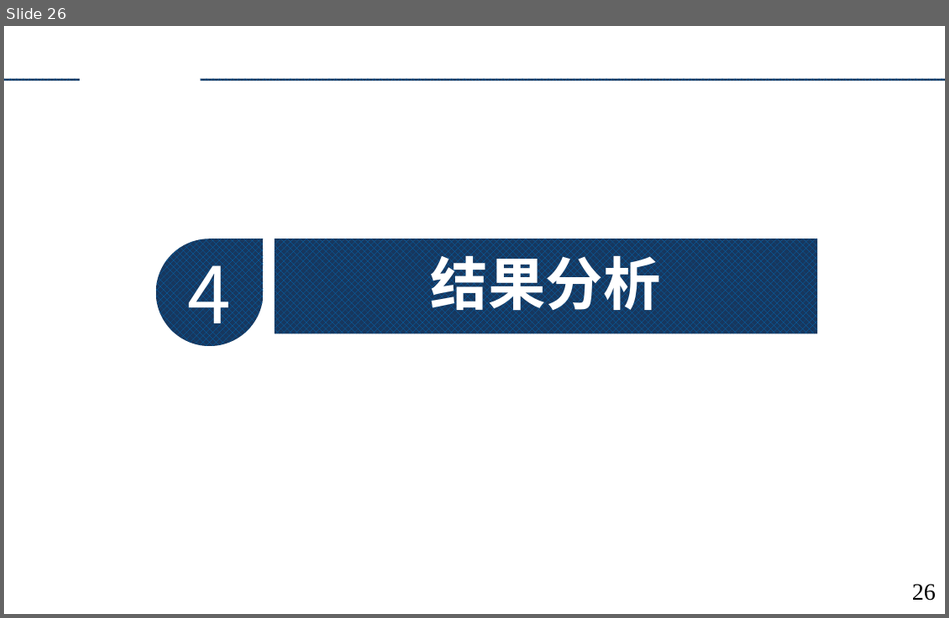
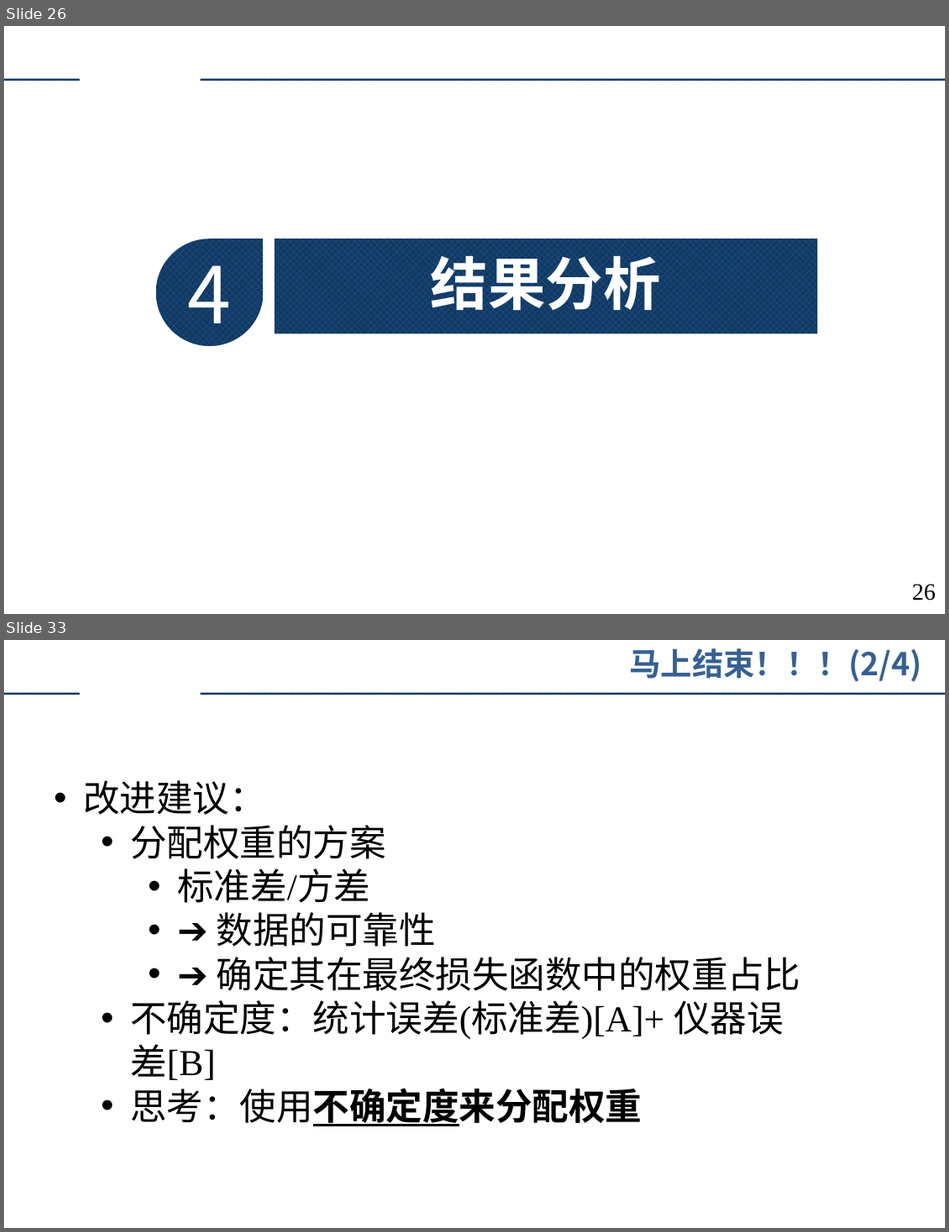
Before and after one commit to augusto-13/ErrorTheory_discussion_ppt, a slide deck: 2023-4-9.pptx. Shown one above the other, each under a label of ours: slide 26 before the commit, slides 26 and 33 after it; the slides between them are not shown. The pictures are 949x618 and 949x1232 pixels, drawn with LibreOffice and Linux fonts; fonts in the diff are those of the drawing; background and template pictures are left out. Boxes give left, top, right and bottom in pixels: in the first picture for what was removed or moved away, otherwise in the second. Text is boxed around its words. In the diff, an @@ line names an element or a change of style, - is before the commit and + after.

```diff
--- a/2023-4-9.pptx
+++ b/2023-4-9.pptx
@@ slide 33 added at [4, 640, 945, 1228], background #FFFFFF; not listed: 2 template elements that a slide beside it also shows @@
@@ text added at [629, 648, 921, 682], 24 pt, text #376092, bold @@
+马上结束！！！(2/4)
@@ text added at [83, 780, 801, 1126], 28 pt, text #000000 @@
+• 改进建议：
+  • 分配权重的方案
+    • 标准差/方差
+    • ➔ 数据的可靠性
+    • ➔ 确定其在最终损失函数中的权重占比
+  • 不确定度：统计误差(标准差)[A]+ 仪器误差[B]
+  • 思考：使用不确定度来分配权重
```
Also in this commit, not shown: 10 slides changed, 6 other slides added, 2 slides removed.
